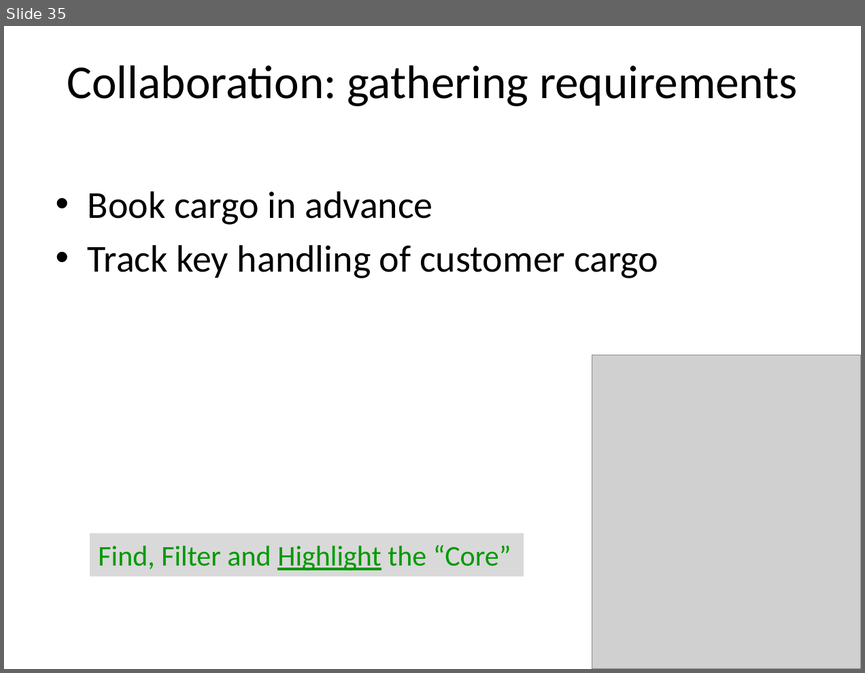
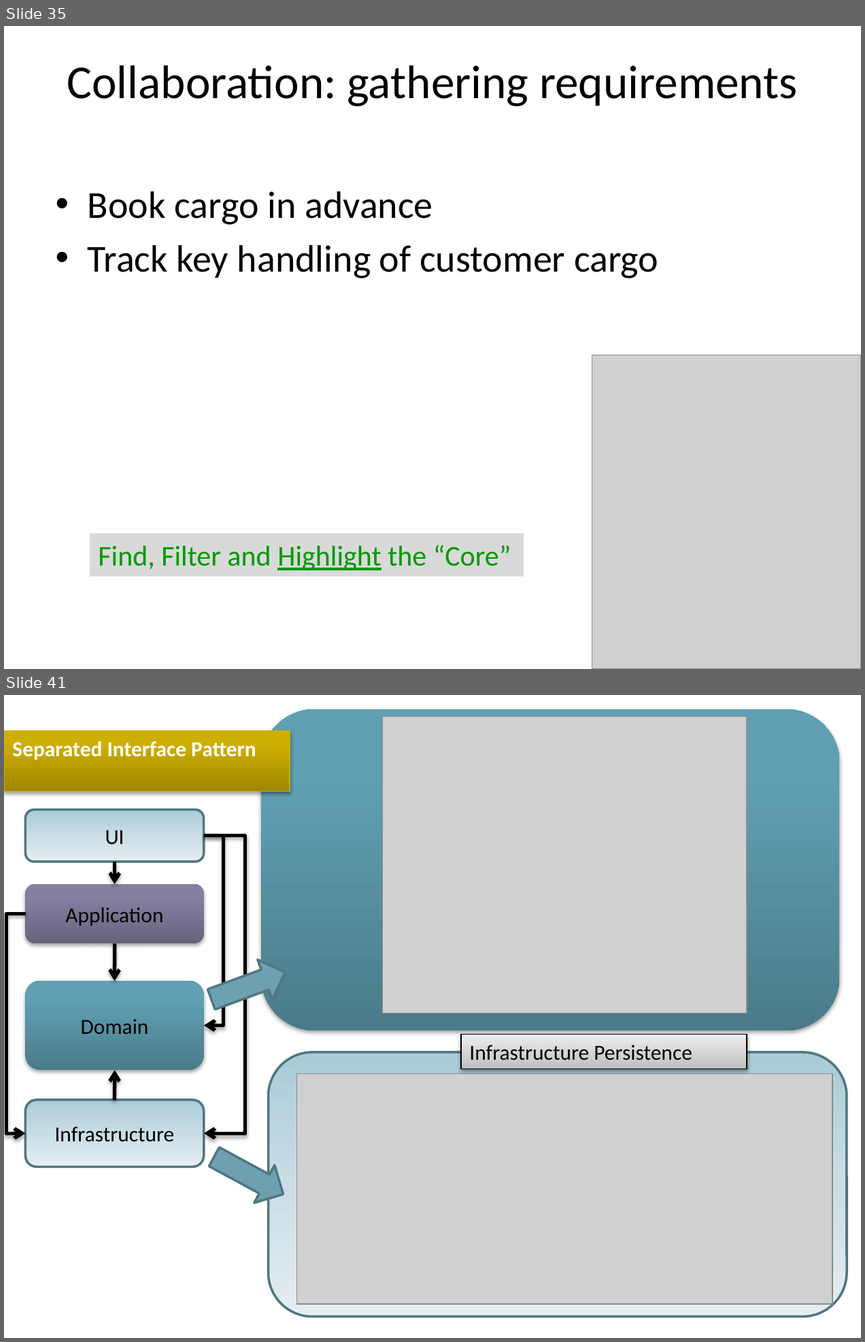
Before and after one commit to arturtv/dddpresentation, a slide deck: Domain-DrivenDesign.A.Trosin.pptx. Shown one above the other, each under a label of ours: slide 35 before the commit, slides 35 and 41 after it; the slides between them are not shown. The pictures are 865x673 and 865x1342 pixels, drawn with LibreOffice and Linux fonts; fonts in the diff are those of the drawing; grey boxes stand for pictures. Boxes give left, top, right and bottom in pixels: in the first picture for what was removed or moved away, otherwise in the second. Text is boxed around its words. In the diff, an @@ line names an element or a change of style, - is before the commit and + after.

```diff
--- a/Domain-DrivenDesign.A.Trosin.pptx
+++ b/Domain-DrivenDesign.A.Trosin.pptx
@@ slide 41 added at <box>4,695,861,1338</box>, background #FFFFFF @@
@@ rounded rectangle added at <box>261,709,839,1031</box>, fill gradient #4B7B8B to #61A0B4 to #60A2B7 @@
@@ rectangle added at <box>4,731,290,792</box>, fill gradient #A08800 to #CFB000 to #D0B100, outline #CCAE05 0.75 pt, 18 pt, text #FFFFFF, bold @@
+Separated Interface Pattern
@@ picture added at <box>383,717,747,1013</box> @@
@@ right arrow added at <box>204,952,292,1019</box>, fill #6EA0B0, outline #517682 2 pt @@
@@ rectangle added at <box>461,1034,746,1068</box>, fill gradient #BDBDBD to #D1D1D1 to #EEEEEE, outline #000000 0.75 pt, 18 pt, text #000000 @@
+Infrastructure Persistence
@@ rounded rectangle added at <box>268,1052,847,1317</box>, fill gradient #A9CBD8 to #CADEE6 to #E5EEF2, outline #517682 2 pt @@
@@ group added at <box>8,810,241,1166</box>: 4 rounded rectangles, 4 elbow arrows, 2 arrows @@
+UI
+Application
+Domain
+Infrastructure
@@ picture added at <box>297,1074,832,1304</box> @@
@@ right arrow added at <box>204,1137,294,1212</box>, fill #6EA0B0, outline #517682 2 pt @@
```
Also in this commit, not shown: 5 slides changed, 2 other slides added.
